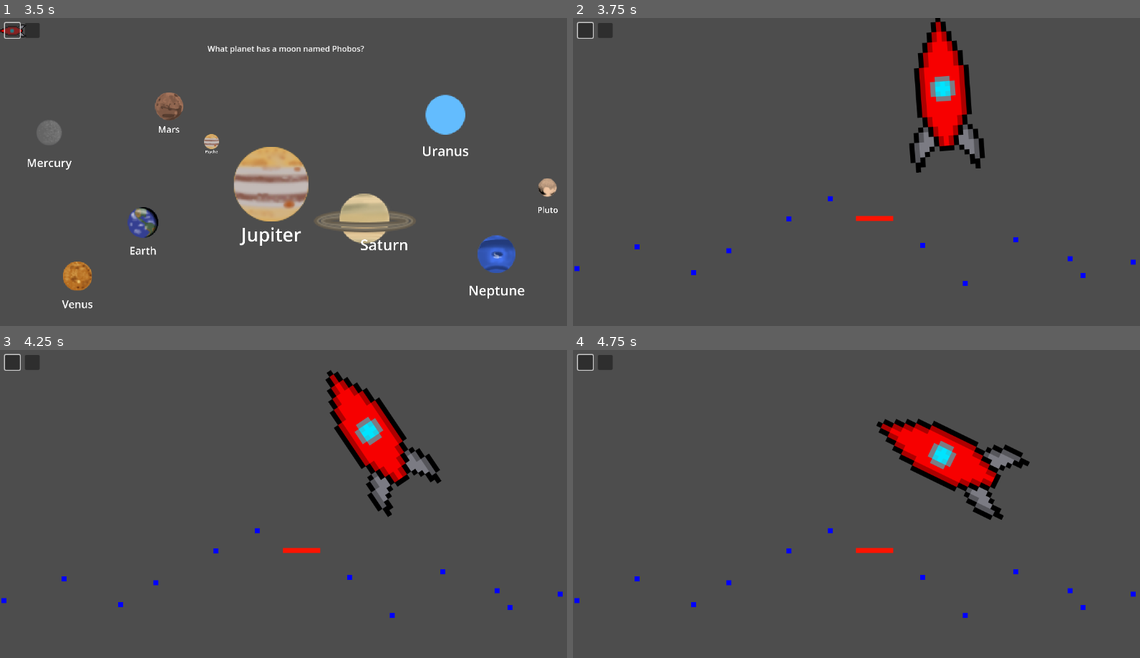
Above: before the commit, frames 1-4 (two rows, left to right).
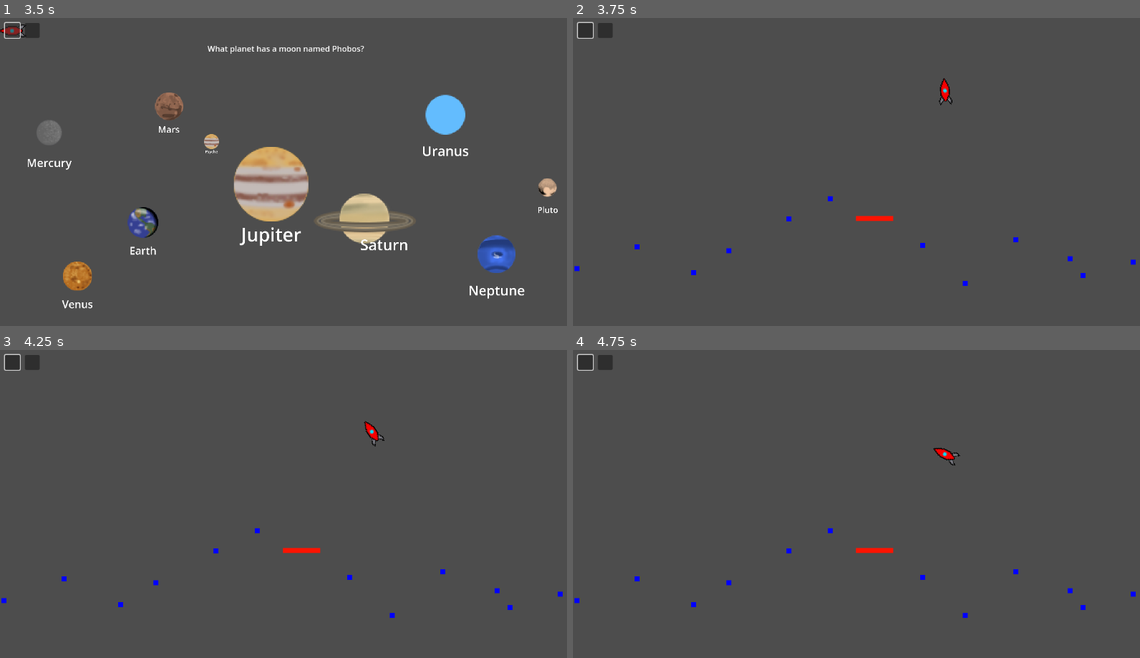
Above: after the commit, the same moments.

Repository: MissionToPsyche-Iridium/iridium_21k_web_game-byu-i
Game: Godot game, scene res://main.tscn
The game is run twice, just before and just after one commit, with the same random seed, the same clock (stepped at 60 frames per second) and the same inputs.
Inputs (mouse positions are in pixels of both pictures, inside the frame that each line leads up to):
- Up to frame 1 (3.5 s): click "START" at 0.5 s; click "MEDIUM" at 1.25 s; click (34, 30) at 2 s; click (11, 30) at 2.75 s
- Up to frame 2 (3.75 s): tap Enter at 3.5 s; move the mouse to (624, 131) at 3.52 s; hold Right (ui_right) from 3.53 s (still down); hold A (A) from 3.53 s (still down); click (624, 131) at 3.67 s
- Up to frame 3 (4.25 s): keep holding Right (ui_right); keep holding A (A)
- Up to frame 4 (4.75 s): move the mouse to (743, 525) at 4.27 s; release Right (ui_right) at 4.28 s; release A (A) at 4.28 s; hold Left (ui_left) from 4.28 s (still down); tap A (A) at 4.35 s

Frame 1 is identical in both runs. In frame 2, 3.7% of the frame differs, in the area x 59-73%, y 0-51%; in frame 3, 3.7%; in frame 4, 3.7%, in the area x 53-81%, y 22-56%.

Commit message:
Tasks, hard and medium adjustments

Diff:
--- a/SpaceShuttle/hard_player.gd
+++ b/SpaceShuttle/hard_player.gd
@@ -12,11 +12,10 @@
 var win = false
 
 # Called when the node enters the scene tree for the first time.
-func _ready() -> void:
-	if difficulty == "Medium":
-		$Apollo.hide()
-	elif difficulty == "Hard":
+func _ready():
+	if difficulty == "Hard":
 		$RocketShip.hide()
+		$Apollo.show()
 
 
 # Called every frame. 'delta' is the elapsed time since the previous frame.
--- a/SpaceShuttle/hard_player.tscn
+++ b/SpaceShuttle/hard_player.tscn
@@ -5,21 +5,23 @@
 [ext_resource type="Texture2D" uid="uid://bx5fgg0arlppd" path="res://Art/Apollo 1.0.png" id="3_yg217"]
 
 [sub_resource type="RectangleShape2D" id="RectangleShape2D_mtdiq"]
-size = Vector2(102, 239)
+size = Vector2(154.286, 320)
 
 [node name="HardPlayer" type="Node2D"]
 script = ExtResource("1_w1blk")
 
 [node name="RocketShip" type="Sprite2D" parent="."]
+scale = Vector2(0.175, 0.175)
 texture = ExtResource("2_ga2g5")
 
 [node name="Apollo" type="Sprite2D" parent="."]
 visible = false
-position = Vector2(470, 186)
+scale = Vector2(0.175, 0.175)
 texture = ExtResource("3_yg217")
 
 [node name="Area2D" type="Area2D" parent="."]
 
 [node name="CollisionShape2D" type="CollisionShape2D" parent="Area2D"]
-position = Vector2(-4, 13)
+position = Vector2(-0.5, -1.43051e-06)
+scale = Vector2(0.175, 0.175)
 shape = SubResource("RectangleShape2D_mtdiq")
--- a/SpaceShuttle/start.gd
+++ b/SpaceShuttle/start.gd
@@ -63,7 +63,6 @@
 	difficulty = "Easy"
 	$Trivia.difficulty = "Easy"
 	to_trivia()
-
 	#Input.set_mouse_mode(Input.MOUSE_MODE_HIDDEN)
 	#ms = mouse.instantiate()
 	#add_child(ms)
@@ -79,7 +78,6 @@
 	to_trivia()
 	#Input.set_mouse_mode(Input.MOUSE_MODE_HIDDEN)
 	#ms = mouse.instantiate()
-	ms.setMedium()
 	#add_child(ms)
 	#$Trivia.getTriviaQuestion()
 	#show_planets()
@@ -172,6 +170,10 @@
 	Input.set_mouse_mode(Input.MOUSE_MODE_HIDDEN)
 	ms = mouse.instantiate()
 	add_child(ms)
+	if difficulty == "Medium":
+		ms.setMedium()
+	elif difficulty == "Hard":
+		ms.setMedium()
 	$Trivia.getTriviaQuestion()
 	show_planets()
 
--- a/SpaceShuttle/surface.gd
+++ b/SpaceShuttle/surface.gd
@@ -49,6 +49,7 @@
 		p = Hplayer.instantiate()
 	if diff == "Hard":
 		p = Hplayer.instantiate()
+		p.difficulty = "Hard"
 	add_child(p)
 	p.position = Vector2(rng.randi_range(100,1000),rng.randi_range(100,150))
 
Not shown: 1 places in SpaceShuttle/start.tscn that only renumber resources
Not shown, added: Professional Project Tasks.docx
Not shown, added: ~$ofessional Project Tasks.docx
